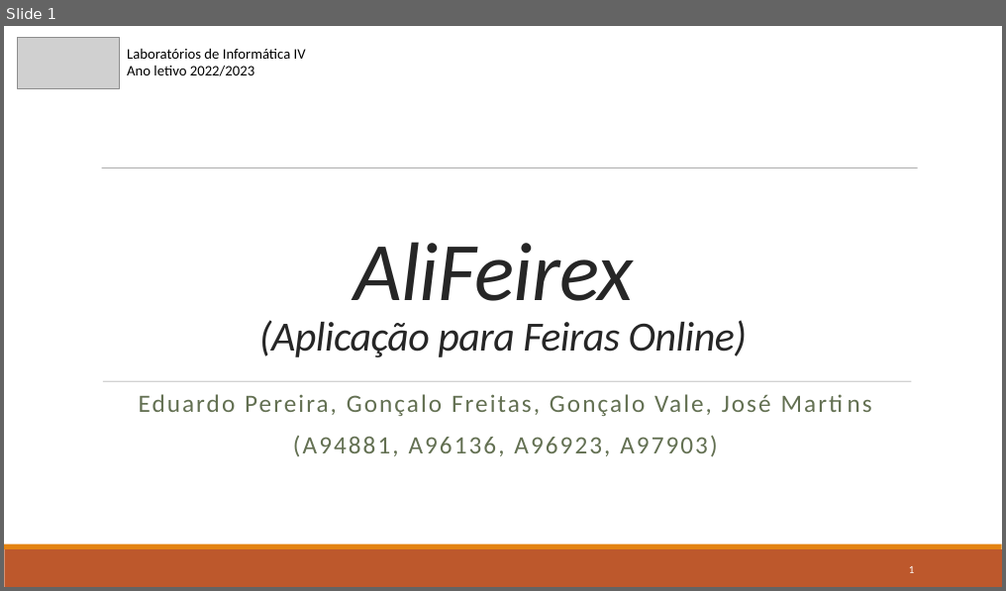
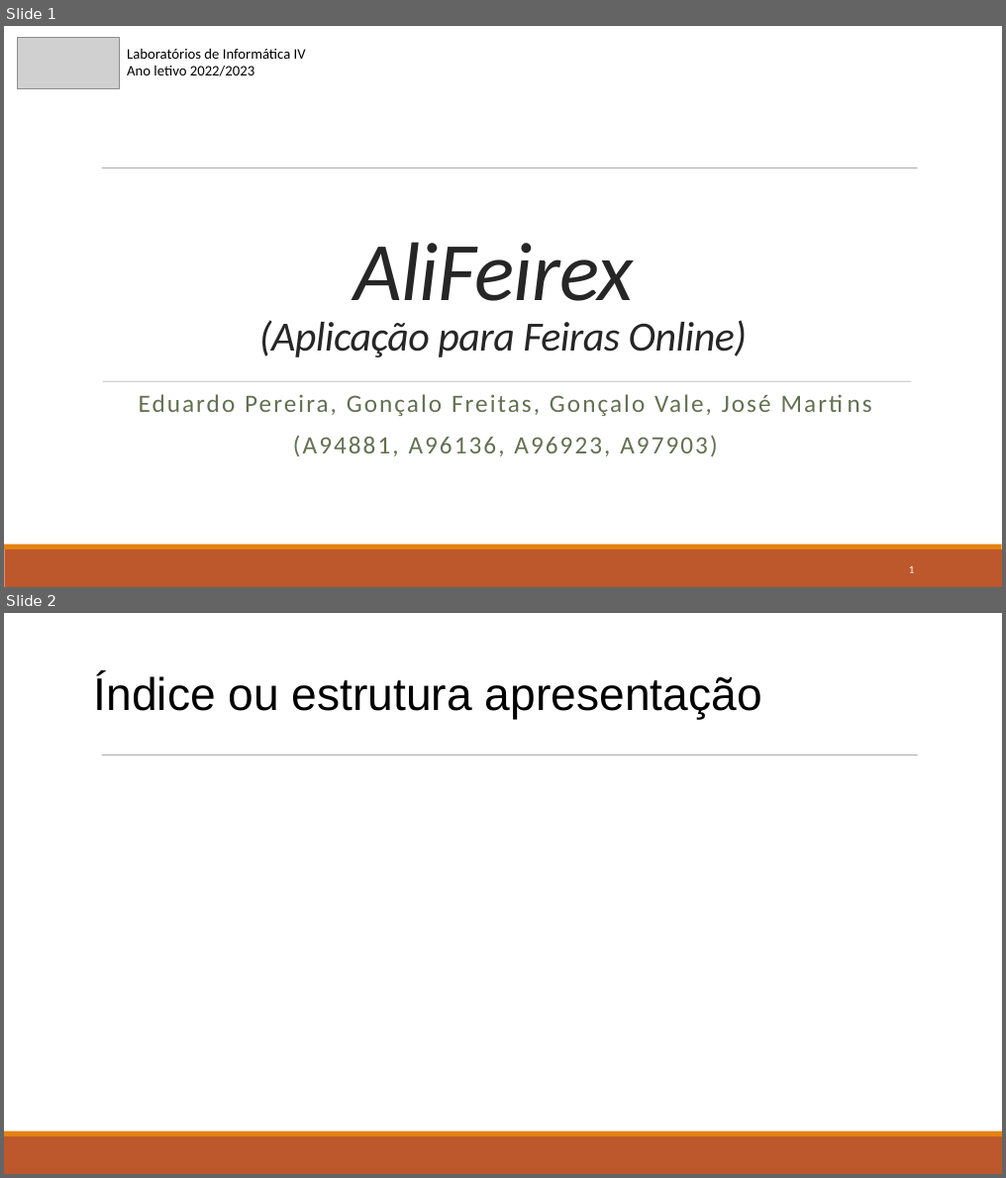
Before and after one commit to gugafreitas/LEI, a slide deck: 3rd/LI4/Entregas Intermédias/Checkpoint1.pptx. Shown one above the other, each under a label of ours: slide 1 before the commit, slides 1 and 2 after it. The pictures are 1006x591 and 1006x1178 pixels, drawn with LibreOffice and Linux fonts; fonts in the diff are those of the drawing; grey boxes stand for pictures. Boxes give left, top, right and bottom in pixels: in the first picture for what was removed or moved away, otherwise in the second. Text is boxed around its words. In the diff, an @@ line names an element or a change of style, - is before the commit and + after.

```diff
--- a/3rd/LI4/Entregas Intermédias/Checkpoint1.pptx
+++ b/3rd/LI4/Entregas Intermédias/Checkpoint1.pptx
@@ slide 2 added at [4, 613, 1002, 1174], background #FFFFFF; not listed: 3 template elements that a slide beside it also shows @@
@@ title added at [94, 674, 762, 720], 44 pt, text #000000 @@
+Índice ou estrutura apresentação
```
Also in this commit, not shown: 1 slide changed, 1 other slide added, 9 slides removed, 1 other file.
